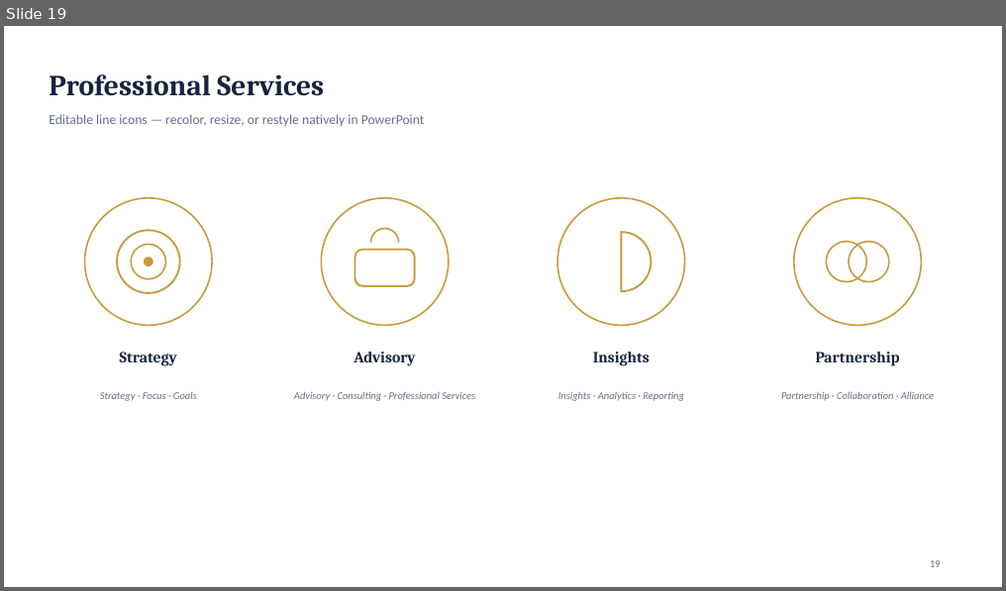
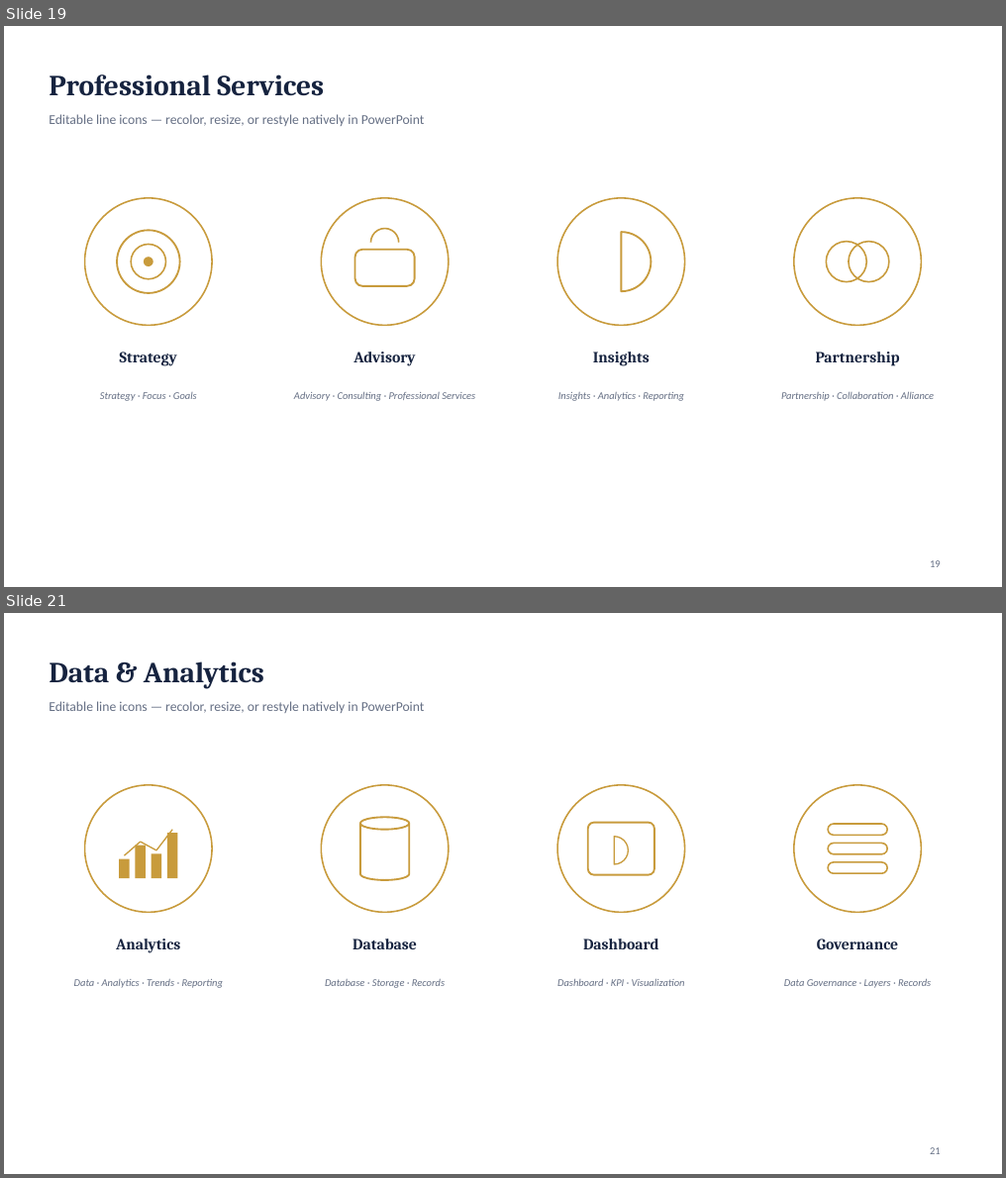
Before and after one commit to SwarmSolution/skills-introduction-to-github, a slide deck: business-development/templates/Consulting-Template-Light.pptx. Shown one above the other, each under a label of ours: slide 19 before the commit, slides 19 and 21 after it; the slides between them are not shown. The pictures are 1006x591 and 1006x1178 pixels, drawn with LibreOffice and Linux fonts; fonts in the diff are those of the drawing. Boxes give left, top, right and bottom in pixels: in the first picture for what was removed or moved away, otherwise in the second. Text is boxed around its words. In the diff, an @@ line names an element or a change of style, - is before the commit and + after.

```diff
--- a/business-development/templates/Consulting-Template-Light.pptx
+++ b/business-development/templates/Consulting-Template-Light.pptx
@@ slide 21 added at [4, 613, 1002, 1174], background #FFFFFF @@
@@ text added at [49, 662, 264, 688], 28 pt, text #16233F, bold @@
+Data & Analytics
@@ text added at [49, 701, 425, 713], 13 pt, text #667085 @@
+Editable line icons — recolor, resize, or restyle natively in PowerPoint
@@ ellipse added at [85, 785, 212, 912], outline #C89B3C 1.5 pt @@
@@ ellipse added at [322, 785, 449, 912], outline #C89B3C 1.5 pt @@
@@ ellipse added at [558, 785, 685, 912], outline #C89B3C 1.5 pt @@
@@ ellipse added at [794, 785, 921, 912], outline #C89B3C 1.5 pt @@
@@ cylinder added at [360, 817, 409, 880], outline #C89B3C 1.75 pt @@
@@ line added from (125, 856) to (141, 842), #C89B3C 1.25 pt @@
@@ rectangle added at [135, 845, 146, 878], fill #C89B3C @@
@@ line added from (141, 842) to (156, 851), #C89B3C 1.25 pt @@
@@ line added from (156, 851) to (172, 830), #C89B3C 1.25 pt @@
@@ rectangle added at [167, 833, 177, 878], fill #C89B3C @@
@@ rounded rectangle added at [588, 823, 654, 875], outline #C89B3C 1.75 pt @@
@@ pie slice (boxed as its full ellipse) added at [601, 837, 629, 864], outline #C89B3C 1.25 pt @@
@@ rounded rectangle added at [829, 824, 887, 836], outline #C89B3C 1.5 pt @@
@@ rounded rectangle added at [829, 844, 887, 855], outline #C89B3C 1.5 pt @@
@@ rectangle added at [119, 860, 130, 878], fill #C89B3C @@
@@ rectangle added at [152, 854, 162, 878], fill #C89B3C @@
@@ rounded rectangle added at [829, 862, 887, 873], outline #C89B3C 1.5 pt @@
@@ text added at [116, 939, 180, 954], 15 pt, text #16233F, bold @@
+Analytics
@@ text added at [352, 939, 417, 950], 15 pt, text #16233F, bold @@
+Database
@@ text added at [583, 939, 659, 950], 15 pt, text #16233F, bold @@
+Dashboard
@@ text added at [817, 939, 898, 950], 15 pt, text #16233F, bold @@
+Governance
@@ text added at [74, 979, 223, 988], 10 pt, text #667085, italic @@
+Data · Analytics · Trends · Reporting
@@ text added at [325, 979, 445, 988], 10 pt, text #667085, italic @@
+Database · Storage · Records
@@ text added at [557, 978, 685, 986], 10 pt, text #667085, italic @@
+Dashboard · KPI · Visualization
@@ text added at [784, 979, 931, 988], 10 pt, text #667085, italic @@
+Data Governance · Layers · Records
@@ page number added at [930, 1148, 941, 1155], 10 pt, text #667085 @@
+21
```
Also in this commit, not shown: 1 slide changed, 2 other slides added, 5 other files.
